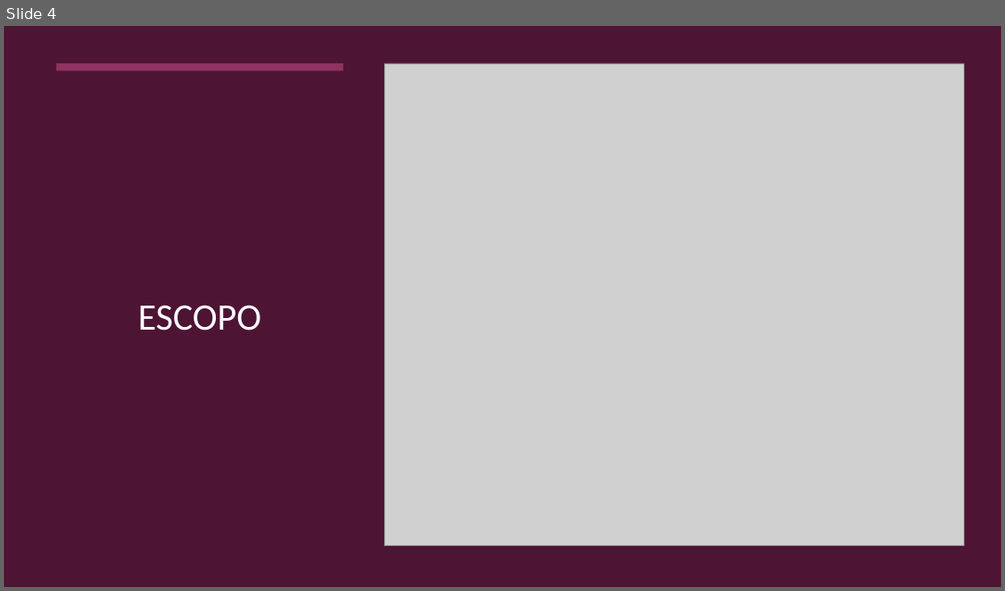
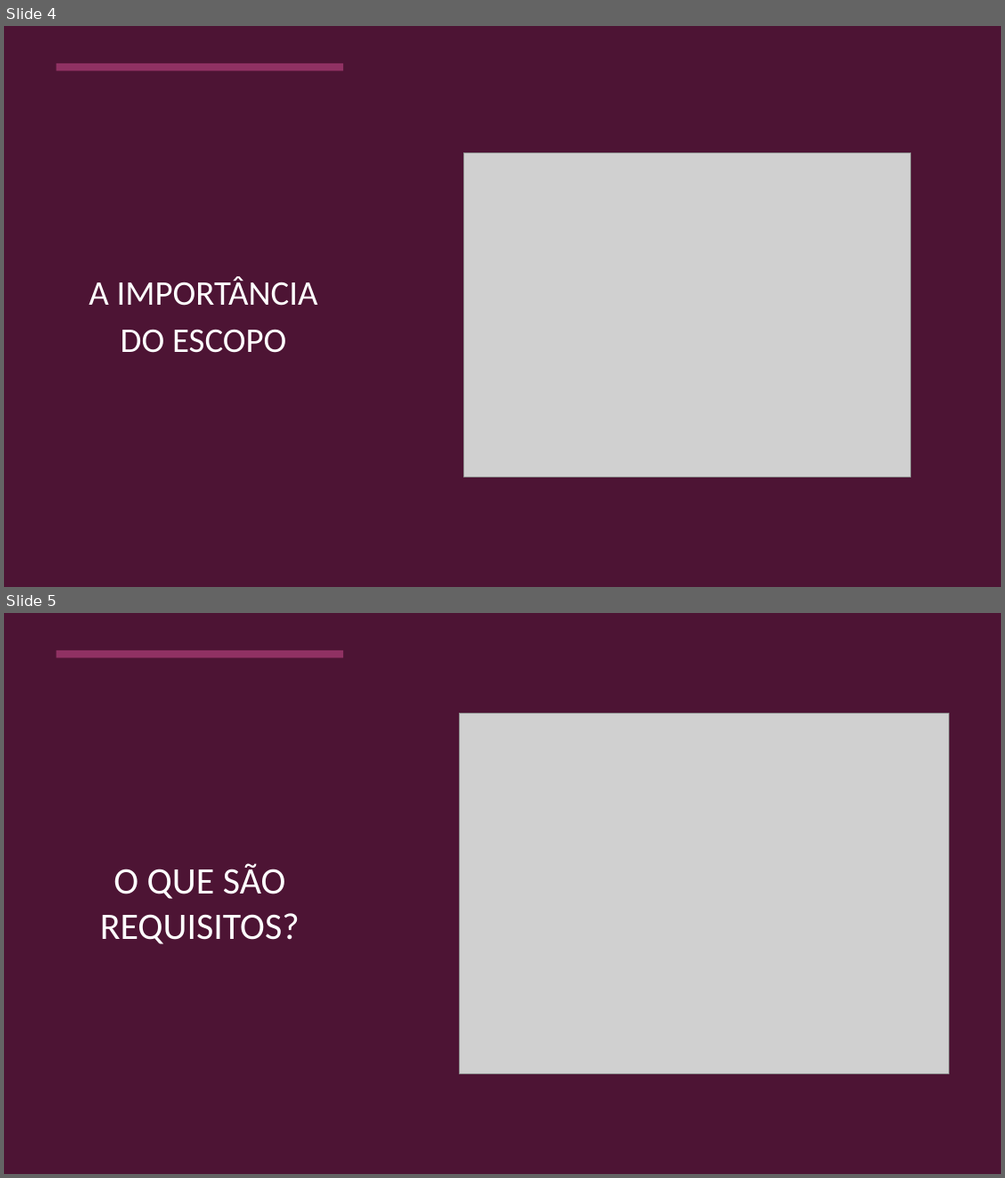
Before and after one commit to DanyloSPTech/1CCO, a slide deck: Socioemocional/Slides para dar aula/Escopo e Restrições.pptx. Shown one above the other, each under a label of ours: slide 4 before the commit, slides 4 and 5 after it. The pictures are 1005x591 and 1005x1178 pixels, drawn with LibreOffice and Linux fonts; fonts in the diff are those of the drawing; grey boxes stand for pictures. Boxes give left, top, right and bottom in pixels: in the first picture for what was removed or moved away, otherwise in the second. Text is boxed around its words. In the diff, an @@ line names an element or a change of style, - is before the commit and + after.

```diff
--- a/Socioemocional/Slides para dar aula/Escopo e Restrições.pptx
+++ b/Socioemocional/Slides para dar aula/Escopo e Restrições.pptx
@@ slide 5 added at [4, 613, 1001, 1174], background #FFFFFF @@
@@ rectangle added at [4, 613, 1001, 1174], fill #4D1434 @@
@@ rectangle added at [57, 650, 343, 657], fill #903163 @@
@@ picture added at [460, 714, 949, 1073] @@
@@ text added at [100, 863, 299, 944], 36 pt, text #FFFFFF @@
+O QUE SÃO REQUISITOS?
@@ slide 4 changed as well @@
@@ picture: place and size @@
-picture at [385, 63, 964, 546]
+picture at [464, 153, 910, 477]
@@ text at [89, 276, 318, 353]: text changed; size 36 to 33.3 pt @@
-ESCOPO
+A IMPORTÂNCIA
+DO ESCOPO
```
Also in this commit, not shown: 2 other slides changed, 5 other slides added, 3 slides removed.
